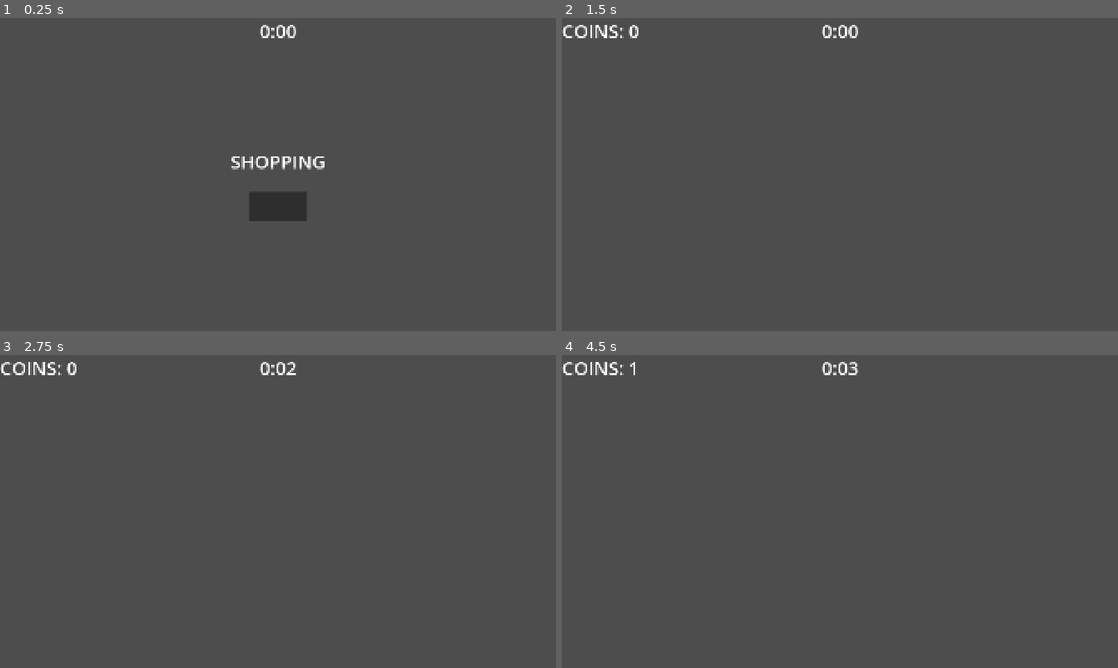
Above: before the commit, frames 1-4 (two rows, left to right).
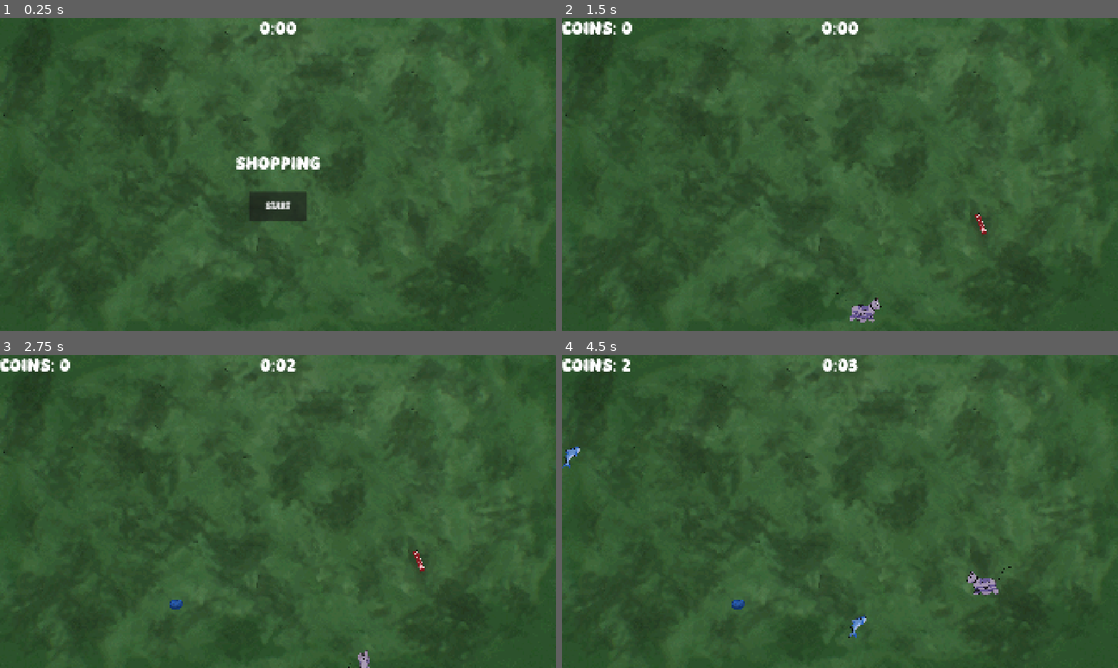
Above: after the commit, the same moments.

Repository: sahnunemma/WicHACKS2026
Game: Godot game, scene res://main.tscn
Two runs of this game, one before a commit and one after it. Both use one fixed random seed, a clock stepped at 60 frames per second and the inputs below.
Inputs (mouse positions are in pixels of both pictures, inside the frame that each line leads up to):
- Up to frame 1 (0.25 s): no input
- Up to frame 2 (1.5 s): click (840, 205) at 0.5 s; tap Enter at 1.25 s; hold D (move_right) from 1.28 s (still down)
- Up to frame 3 (2.75 s): release D (move_right) at 2.03 s; hold S (move_down) from 2.03 s (still down)
- Up to frame 4 (4.5 s): release S (move_down) at 2.78 s; hold D (move_right) 2.78-3.53 s; hold Up (move_up) 3.53-4.28 s; hold A (move_left) from 4.28 s (still down)

The runs differ from the first frame. In frame 1, 85% of the frame differs, in the area x 0-100%, y 0-100%; in frame 2, 86%; in frame 3, 86%; in frame 4, 86%.

Commit message:
basically finished minigame

Diff:
--- a/food.gd
+++ b/food.gd
@@ -5,7 +5,8 @@
 
 
 func _ready() -> void:
-	$AnimatedSprite2D.play()
+	var foods = Array($AnimatedSprite2D.sprite_frames.get_animation_names())
+	$AnimatedSprite2D.play(foods.pick_random())
 
 func _on_body_entered(body: Node2D) -> void:
 	collect.emit()
--- a/food.tscn
+++ b/food.tscn
@@ -1,16 +1,34 @@
 [gd_scene format=3 uid="uid://jeptelemf5cr"]
 
 [ext_resource type="Script" uid="uid://ct8aaioqi1pga" path="res://food.gd" id="1_q6vj8"]
-[ext_resource type="Texture2D" uid="uid://cudfd5upfr40m" path="res://art/enemyWalking_1.png" id="2_pohk7"]
+[ext_resource type="Texture2D" uid="uid://c03ohxjvcwpit" path="res://art/tuna.png" id="2_pohk7"]
+[ext_resource type="Texture2D" uid="uid://c2efpjgxqprpq" path="res://art/bloob.png" id="2_v8piq"]
+[ext_resource type="Texture2D" uid="uid://caow5xtduuw42" path="res://art/treat.png" id="3_5fm71"]
 
 [sub_resource type="SpriteFrames" id="SpriteFrames_8txok"]
 animations = [{
 "frames": [{
 "duration": 1.0,
+"texture": ExtResource("2_v8piq")
+}],
+"loop": true,
+"name": &"bloob",
+"speed": 5.0
+}, {
+"frames": [{
+"duration": 1.0,
+"texture": ExtResource("3_5fm71")
+}],
+"loop": true,
+"name": &"treat",
+"speed": 5.0
+}, {
+"frames": [{
+"duration": 1.0,
 "texture": ExtResource("2_pohk7")
 }],
 "loop": true,
-"name": &"default",
+"name": &"tuna",
 "speed": 5.0
 }]
 
@@ -24,6 +42,7 @@
 [node name="AnimatedSprite2D" type="AnimatedSprite2D" parent="." unique_id=1021349023]
 scale = Vector2(0.5, 0.5)
 sprite_frames = SubResource("SpriteFrames_8txok")
+animation = &"tuna"
 
 [node name="CollisionShape2D" type="CollisionShape2D" parent="." unique_id=1341960561]
 scale = Vector2(0.5, 0.5)
--- a/game_over.gd
+++ b/game_over.gd
@@ -1,11 +1,9 @@
-extends Node2D
-
+extends CanvasLayer
 
 # Called when the node enters the scene tree for the first time.
 func _ready() -> void:
-	pass # Replace with function body.
+	hide() # Replace with function body.
 
 
-# Called every frame. 'delta' is the elapsed time since the previous frame.
-func _process(delta: float) -> void:
-	pass
+func show_coins(coins):
+	$CoinLabel.text = str(coins)
--- a/game_over.tscn
+++ b/game_over.tscn
@@ -1,15 +1,91 @@
 [gd_scene format=3 uid="uid://wkeqqplnlavj"]
 
 [ext_resource type="Script" uid="uid://s6i74fn53ti8" path="res://game_over.gd" id="1_y26ei"]
+[ext_resource type="FontFile" uid="uid://c5xl0s4op0nky" path="res://super-adorable-font/SuperAdorable-MAvyp.ttf" id="2_8u835"]
+[ext_resource type="Texture2D" uid="uid://w0ufnqo8uqq0" path="res://art/coin.png" id="2_yxx3c"]
+[ext_resource type="FontFile" uid="uid://dxpxabo1yjwgy" path="res://super-shiny-font/SuperShiny-0v0rG.ttf" id="4_ftari"]
 
-[node name="Node2D" type="Node2D" unique_id=2067788099]
+[node name="GameOver" type="CanvasLayer" unique_id=1703850365]
 script = ExtResource("1_y26ei")
 
-[node name="ColorRect" type="ColorRect" parent="." unique_id=1258453267]
-offset_left = -20.0
-offset_top = -20.0
-offset_right = 20.0
-offset_bottom = 20.0
+[node name="EndSquare" type="ColorRect" parent="." unique_id=1315360941]
+anchors_preset = 8
+anchor_left = 0.5
+anchor_top = 0.5
+anchor_right = 0.5
+anchor_bottom = 0.5
+offset_left = -240.0
+offset_top = -238.5
+offset_right = 240.0
+offset_bottom = 274.0
 grow_horizontal = 2
 grow_vertical = 2
-metadata/_edit_use_anchors_ = true
+color = Color(0.87058824, 0.8666667, 0.8235294, 1)
+
+[node name="EndText" type="Label" parent="EndSquare" unique_id=1008077490]
+layout_mode = 1
+anchors_preset = 8
+anchor_left = 0.5
+anchor_top = 0.5
+anchor_right = 0.5
+anchor_bottom = 0.5
+offset_left = -170.5
+offset_top = -159.75
+offset_right = 170.5
+offset_bottom = 74.5
+grow_horizontal = 2
+grow_vertical = 2
+theme_override_colors/font_color = Color(0, 0, 0, 1)
+theme_override_fonts/font = ExtResource("2_8u835")
+theme_override_font_sizes/font_size = 64
+text = "Hooray!
+You Earned:"
+horizontal_alignment = 1
+
+[node name="ExitButton" type="Button" parent="EndSquare" unique_id=1118659533]
+layout_mode = 1
+anchors_preset = 7
+anchor_left = 0.5
+anchor_top = 1.0
+anchor_right = 0.5
+anchor_bottom = 1.0
+offset_left = -64.0
+offset_top = -90.0
+offset_right = 64.0
+offset_bottom = -32.0
+grow_horizontal = 2
+grow_vertical = 0
+theme_override_fonts/font = ExtResource("4_ftari")
+theme_override_font_sizes/font_size = 30
+text = "EXIT
+"
+
+[node name="CoinLabel" type="Label" parent="." unique_id=2139015281]
+anchors_preset = 8
+anchor_left = 0.5
+anchor_top = 0.5
+anchor_right = 0.5
+anchor_bottom = 0.5
+offset_left = -20.0
+offset_top = 36.25
+offset_right = 20.0
+offset_bottom = 93.25
+grow_horizontal = 2
+grow_vertical = 2
+theme_override_colors/font_color = Color(0, 0, 0, 1)
+theme_override_fonts/font = ExtResource("2_8u835")
+theme_override_font_sizes/font_size = 50
+text = "0"
+
+[node name="Coin" type="TextureRect" parent="CoinLabel" unique_id=1000181990]
+layout_mode = 1
+anchors_preset = 4
+anchor_top = 0.5
+anchor_bottom = 0.5
+offset_left = -2.0
+offset_top = -63.5
+offset_right = 255.0
+offset_bottom = 119.5
+grow_vertical = 2
+scale = Vector2(0.75, 0.75)
+texture = ExtResource("2_yxx3c")
--- a/hud.tscn
+++ b/hud.tscn
@@ -1,6 +1,8 @@
 [gd_scene format=3 uid="uid://dvewtmm6d837k"]
 
 [ext_resource type="Script" uid="uid://cg8yakgevo7wv" path="res://hud.gd" id="1_37p78"]
+[ext_resource type="FontFile" uid="uid://c5xl0s4op0nky" path="res://super-adorable-font/SuperAdorable-MAvyp.ttf" id="2_8sq4i"]
+[ext_resource type="FontFile" uid="uid://dxpxabo1yjwgy" path="res://super-shiny-font/SuperShiny-0v0rG.ttf" id="3_640wx"]
 
 [node name="HUD" type="CanvasLayer" unique_id=1521170671]
 script = ExtResource("1_37p78")
@@ -8,6 +10,7 @@
 [node name="ScoreLabel" type="Label" parent="." unique_id=635333919]
 offset_right = 230.0
 offset_bottom = 179.0
+theme_override_fonts/font = ExtResource("2_8sq4i")
 theme_override_font_sizes/font_size = 64
 text = "COINS:
 "
@@ -25,6 +28,7 @@
 offset_bottom = 11.5
 grow_horizontal = 2
 grow_vertical = 2
+theme_override_fonts/font = ExtResource("2_8sq4i")
 theme_override_font_sizes/font_size = 64
 text = "SHOPPING
 "
@@ -42,6 +46,9 @@
 offset_bottom = 160.0
 grow_horizontal = 2
 grow_vertical = 2
+theme_override_fonts/font = ExtResource("3_640wx")
+theme_override_font_sizes/font_size = 40
+text = "START"
 
 [node name="StartTimerLabel" type="Label" parent="." unique_id=610453007]
 anchors_preset = 5
@@ -51,6 +58,7 @@
 offset_right = 20.0
 offset_bottom = 23.0
 grow_horizontal = 2
+theme_override_fonts/font = ExtResource("2_8sq4i")
 theme_override_font_sizes/font_size = 64
 text = "0:00"
 
--- a/main.gd
+++ b/main.gd
@@ -2,13 +2,17 @@
 
 @export var food_scene: PackedScene
 var screen_size: Vector2 = Vector2(1900, 1000)
-var max_sprites = 0
 var 	seconds = 0
 var score
 
 func game_over():
 	$FoodTimer.stop()
-	get_tree().change_scene_to_file("res://game_over.tscn")
+	$GameOver.show_coins(score)
+	$GameOver.show()
+	$Player.hide()
+	$HUD.hide()
+	get_tree().call_group("foods", "queue_free")
+
 
 func new_game():
 	score = 0
@@ -16,25 +20,23 @@
 	$Player.start($StartPosition.position)
 	$StartTimer.start()
 	$HUD.update_score(score)
-	get_tree().call_group("mobs", "queue_free")
+
 
 func _on_food_timer_timeout():
 	# Create a new instance of the food scene.
 	var food = food_scene.instantiate()
 
 	# Set the food's position to the random location.
-	food.position = Vector2(randf_range(0, screen_size.x), randf_range(0, screen_size.y))
+	food.position = Vector2(randf_range(0, screen_size.x), randf_range(150, screen_size.y))
 
 	# Spawn the food by adding it to the Main scene.
-	if max_sprites < 5:
-		add_child(food)
-		food.collect.connect(_on_food_collect)
-		max_sprites += 1
+	add_child(food)
+	food.collect.connect(_on_food_collect)
 
 func _on_start_timer_timeout() -> void:
 	seconds += 1
 	$HUD.show_timer(seconds)
-	if seconds > 60:
+	if seconds > 10:
 		game_over()
 
 
--- a/main.tscn
+++ b/main.tscn
@@ -4,6 +4,8 @@
 [ext_resource type="PackedScene" uid="uid://jeptelemf5cr" path="res://food.tscn" id="2_0xm2m"]
 [ext_resource type="PackedScene" uid="uid://ckudr8chj1kgo" path="res://player.tscn" id="3_5vw27"]
 [ext_resource type="PackedScene" uid="uid://dvewtmm6d837k" path="res://hud.tscn" id="4_1bvp3"]
+[ext_resource type="Texture2D" uid="uid://c22pgbtnnv0o0" path="res://art/grass_bg.png" id="5_lquwl"]
+[ext_resource type="PackedScene" uid="uid://wkeqqplnlavj" path="res://game_over.tscn" id="6_7mycd"]
 
 [node name="Main" type="Node2D" unique_id=1180998396]
 script = ExtResource("1_ig7tw")
@@ -26,6 +28,14 @@
 
 [node name="HUD" parent="." unique_id=1521170671 instance=ExtResource("4_1bvp3")]
 
+[node name="TextureRect" type="TextureRect" parent="." unique_id=1196850176]
+z_index = -1
+offset_right = 40.0
+offset_bottom = 40.0
+texture = ExtResource("5_lquwl")
+
+[node name="GameOver" parent="." unique_id=1703850365 instance=ExtResource("6_7mycd")]
+
 [connection signal="collect" from="Food" to="." method="_on_food_collect"]
 [connection signal="timeout" from="FoodTimer" to="." method="_on_food_timer_timeout"]
 [connection signal="timeout" from="StartTimer" to="." method="_on_start_timer_timeout"]
--- a/player.tscn
+++ b/player.tscn
@@ -1,10 +1,10 @@
 [gd_scene format=3 uid="uid://ckudr8chj1kgo"]
 
 [ext_resource type="Script" uid="uid://cjvqm1qwpcrio" path="res://player.gd" id="1_sweqy"]
-[ext_resource type="Texture2D" uid="uid://djjrnlewd61tu" path="res://art/Minigame_cat_ui_1_up.png" id="2_sweqy"]
-[ext_resource type="Texture2D" uid="uid://c1och3jy0x8id" path="res://art/Minigame_cat_ui_1_up1.png" id="3_2hs0m"]
-[ext_resource type="Texture2D" uid="uid://xjckc5ipfs0e" path="res://art/Minigame_cat_ui_1right_walk1 copy.png" id="4_sweqy"]
-[ext_resource type="Texture2D" uid="uid://ynagce7rha0u" path="res://art/Minigame_cat_ui_1right_walk copy.png" id="5_2hs0m"]
+[ext_resource type="Texture2D" uid="uid://f36sxpcvwmo5" path="res://art/Minigame_cat_ui_1up copy.png" id="2_sweqy"]
+[ext_resource type="Texture2D" uid="uid://ban7e1mj5wrqh" path="res://art/Minigame_cat_ui_1up.png" id="3_2hs0m"]
+[ext_resource type="Texture2D" uid="uid://d22vqqps3lk6a" path="res://art/Minigame_cat_ui_1walk1.png" id="4_sweqy"]
+[ext_resource type="Texture2D" uid="uid://ngvndq2ioeob" path="res://art/Minigame_cat_ui_1walk.png" id="5_2hs0m"]
 
 [sub_resource type="SpriteFrames" id="SpriteFrames_sweqy"]
 animations = [{
Binary file added: art/Minigame_cat_ui_1up copy.png
Not shown, added: art/Minigame_cat_ui_1up copy.png.import
Binary file added: art/Minigame_cat_ui_1up.png
Not shown, added: art/Minigame_cat_ui_1up.png.import
Binary file added: art/Minigame_cat_ui_1walk.png
Not shown, added: art/Minigame_cat_ui_1walk.png.import
Binary file added: art/Minigame_cat_ui_1walk1.png
Not shown, added: art/Minigame_cat_ui_1walk1.png.import
Binary file added: art/bloob.png
Not shown, added: art/bloob.png.import
Binary file added: art/coin.png
Not shown, added: art/coin.png.import
(and 13 more such lines)
